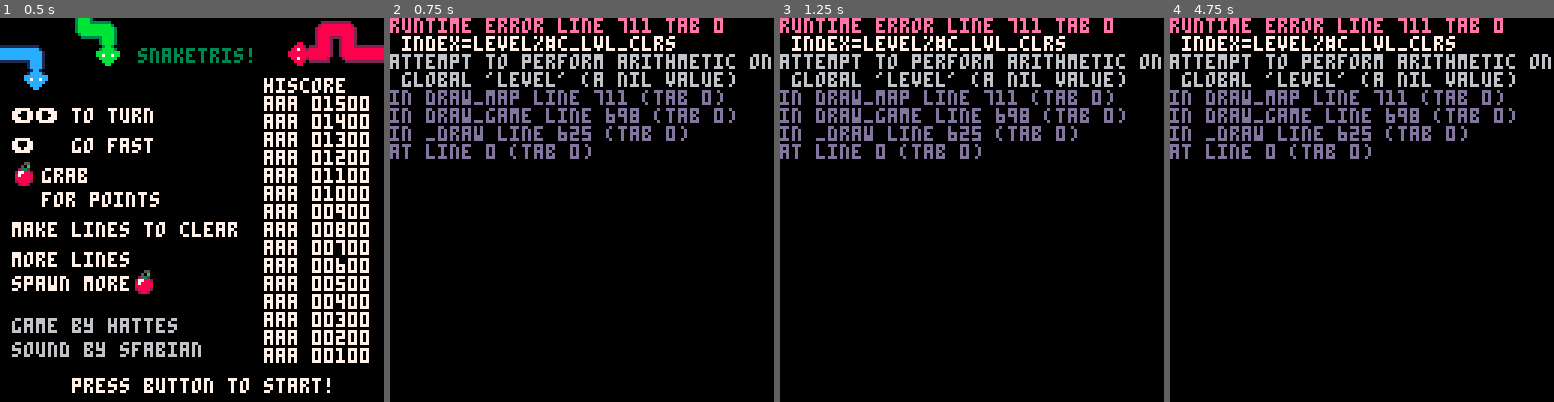
Above: before the commit, frames 1-4 (left to right).
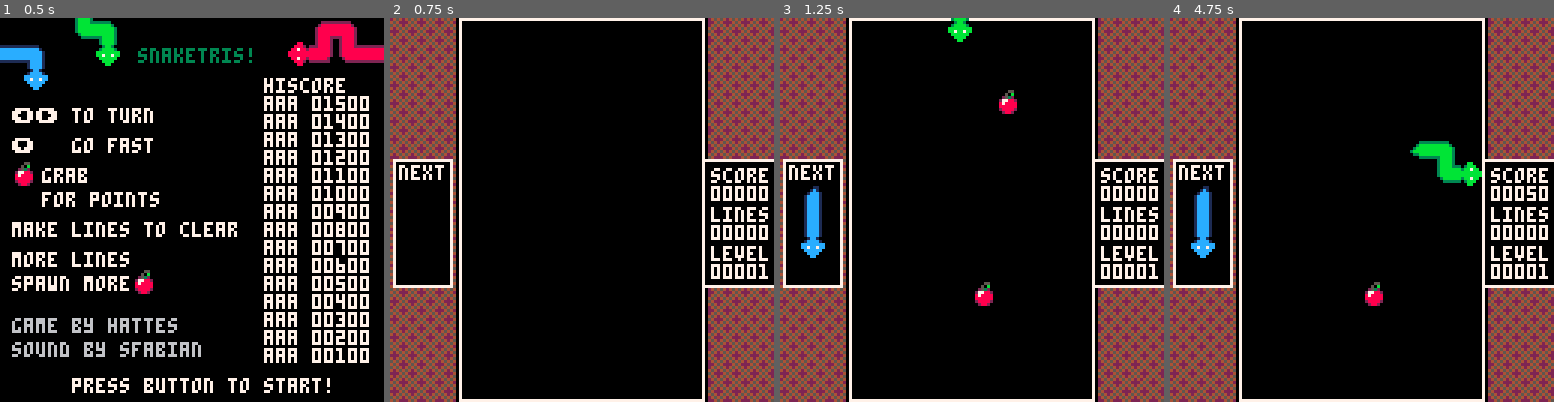
Above: after the commit, the same moments.

Repository: Hattes/snaketris
Game: PICO-8 cartridge snaketris.p8
Two runs of this game, one before a commit and one after it. Both use one fixed random seed, a clock stepped at 60 frames per second and the inputs below.
Inputs:
- Up to frame 1 (0.5 s): no input
- Up to frame 2 (0.75 s): tap O (Z key) at 0.7 s
- Up to frame 3 (1.25 s): no input
- Up to frame 4 (4.75 s): hold Right 1.6-2.1 s; tap O (Z key) every 0.4 s from 1.7 to 4.5 s; hold Up 2.15-2.42 s; hold Right 2.47-3.03 s; hold Left 3.08-3.58 s; hold Down 3.63-3.97 s; hold Right 4.02-4.68 s; hold Up from 4.73 s (still down)

Frame 1 is identical in both runs. In frame 2, 36% of the frame differs, in the area x 0-100%, y 0-100%; in frame 3, 37%; in frame 4, 38%.
Error before the commit: runtime error line 711 tab 0; index=level%#c_lvl_clrs; attempt to perform arithmetic on global 'level' (a nil value)

Commit message:
Add missing start level constant

Diff:
--- a/snaketris.p8
+++ b/snaketris.p8
@@ -558,6 +558,7 @@
 c_score_base=40
 c_score_inc=10
 c_lines_per_lvl=7
+c_start_lvl=1
 
 
 --game state enums
